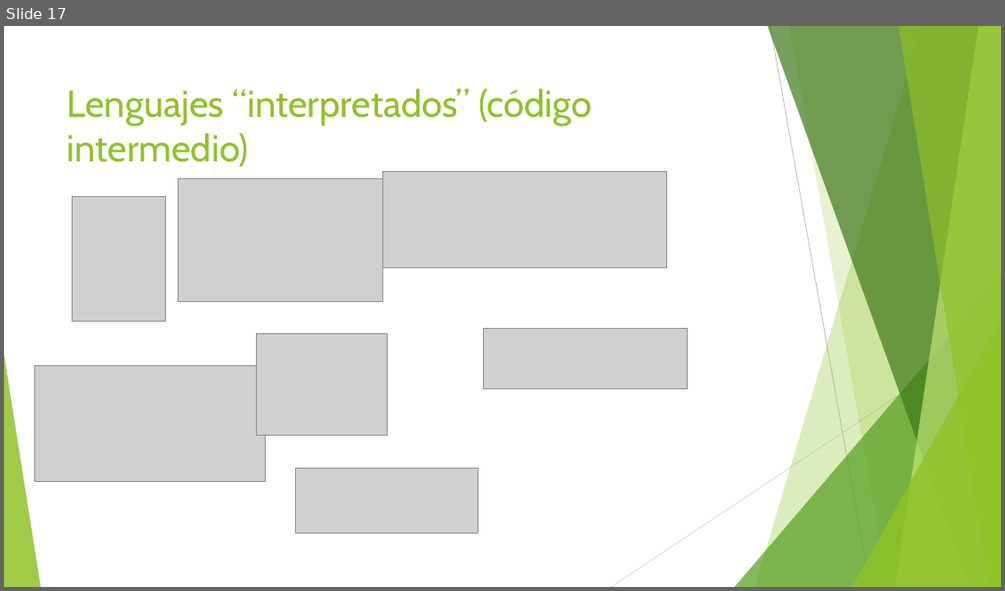
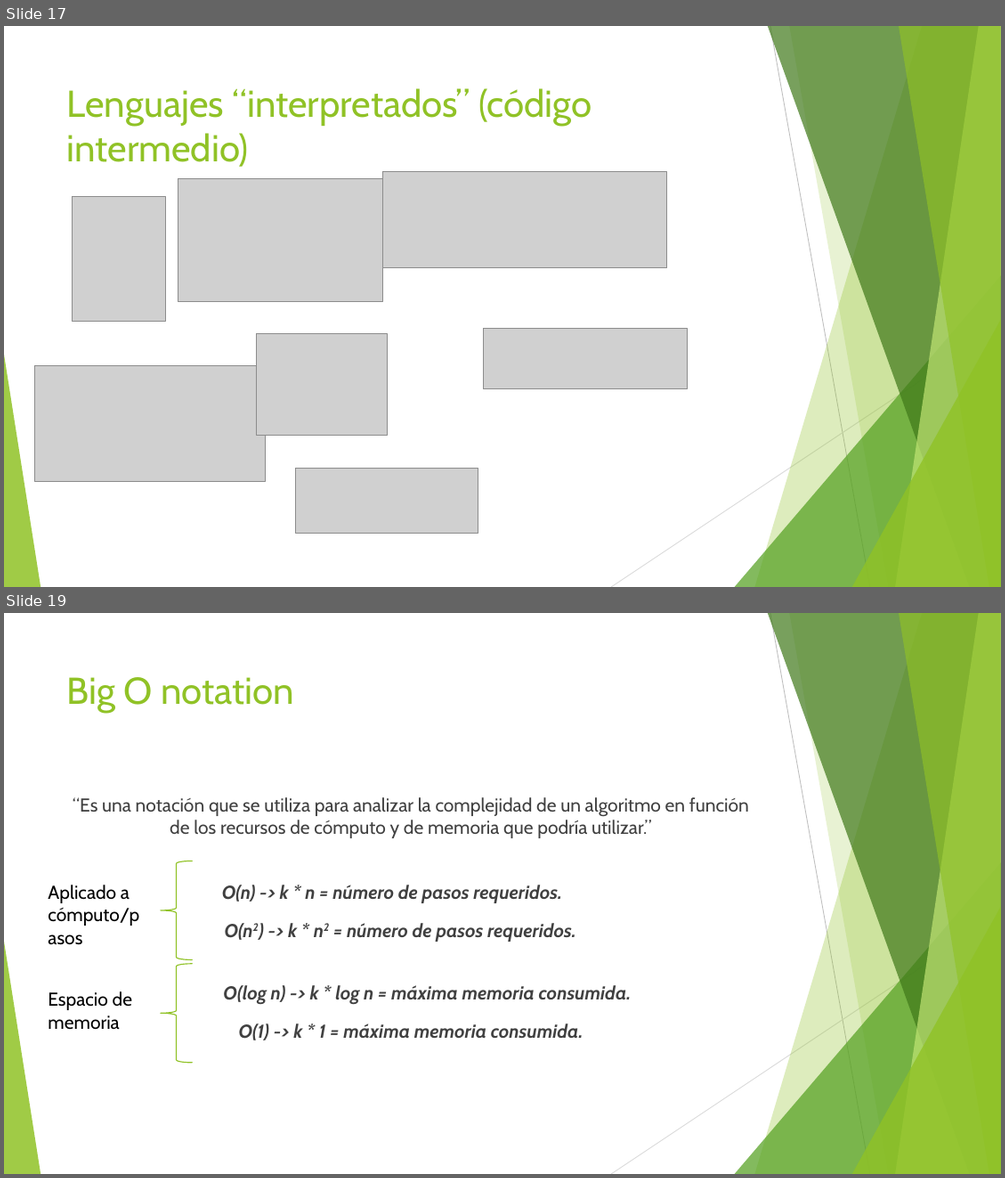
Before and after one commit to 111milprogramadoresbaradero/Presentaciones, a slide deck: Clase_1_Contextualizacion_1.0.pptx. Shown one above the other, each under a label of ours: slide 17 before the commit, slides 17 and 19 after it; the slides between them are not shown. The pictures are 1005x591 and 1005x1178 pixels, drawn with LibreOffice and Linux fonts; fonts in the diff are those of the drawing; grey boxes stand for pictures. Boxes give left, top, right and bottom in pixels: in the first picture for what was removed or moved away, otherwise in the second. Text is boxed around its words. In the diff, an @@ line names an element or a change of style, - is before the commit and + after.

Commit message:
Agrega definición de algoritmo.

```diff
--- a/Clase_1_Contextualizacion_1.0.pptx
+++ b/Clase_1_Contextualizacion_1.0.pptx
@@ slide 19 added at (4,613,1001,1174), background #FFFFFF; not listed: 10 template elements that a slide beside it also shows @@
@@ title added at (67,677,294,713), 36 pt, text #90C226 @@
+Big O notation
@@ text added at (73,797,749,838), 18 pt, text #404040 @@
+“Es una notación que se utiliza para analizar la complejidad de un algoritmo en función de los recursos de cómputo y de memoria que podría utilizar.”
@@ left brace added at (161,861,192,960), outline #90C226 1 pt @@
@@ text added at (48,884,139,925), 18 pt, text #000000 @@
+Aplicado a cómputo/pasos
@@ text added at (222,884,562,903), 18 pt, text #404040, bold, italic @@
+O(n) -> k * n = número de pasos requeridos.
@@ text added at (225,923,576,941), 18 pt, text #404040, bold, italic @@
+O(n2) -> k * n2 = número de pasos requeridos.
@@ left brace added at (161,964,192,1062), outline #90C226 1 pt @@
@@ text added at (223,985,631,1005), 18 pt, text #404040, bold, italic @@
+O(log n) -> k * log n = máxima memoria consumida.
@@ text added at (48,991,132,1030), 18 pt, text #000000 @@
+Espacio de memoria
@@ text added at (239,1023,583,1040), 18 pt, text #404040, bold, italic @@
+O(1) -> k * 1 = máxima memoria consumida.
```
Also in this commit, not shown: 2 other slides added.
